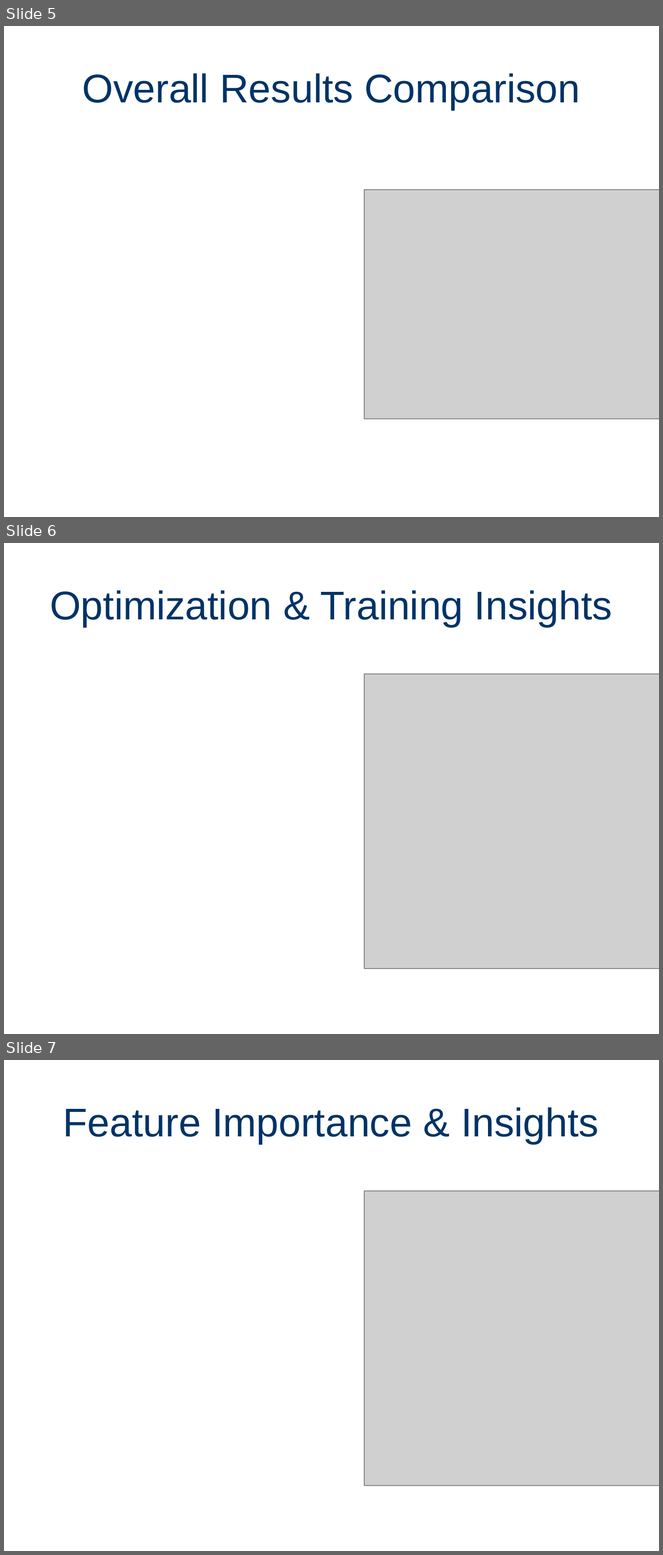
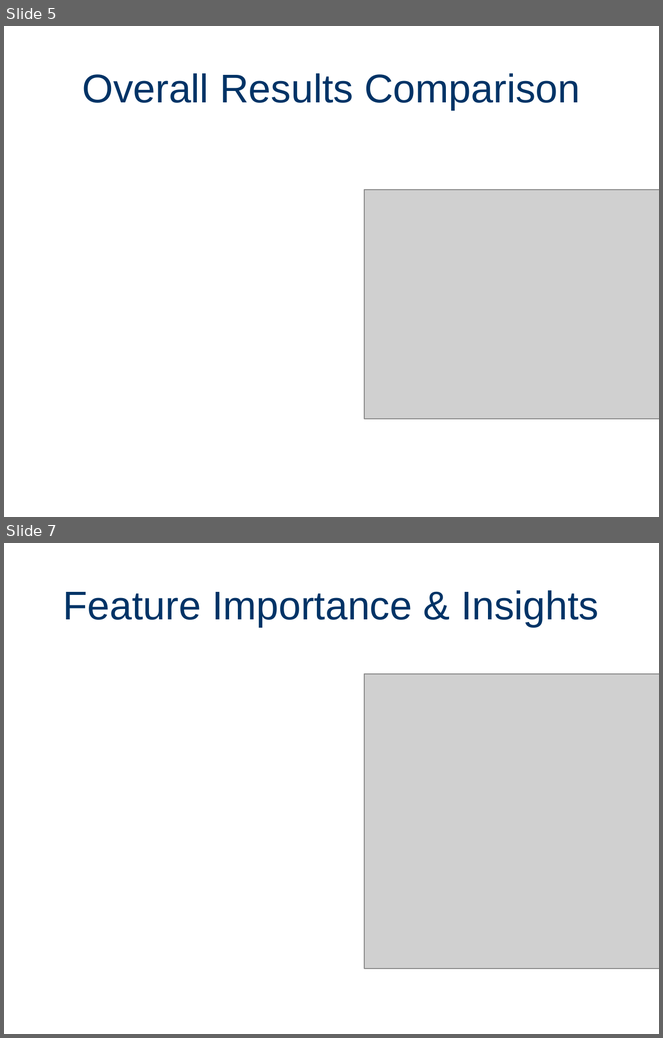
Before and after one commit to Paulino-Cristovao/churn_predictions, a slide deck: Presentations_Resultats_Projet.pptx. Shown one above the other, each under a label of ours: slides 5, 6 and 7 before the commit, slides 5 and 7 after it; the slides between them are not shown. The pictures are 663x1555 and 663x1038 pixels, drawn with LibreOffice and Linux fonts; fonts in the diff are those of the drawing; grey boxes stand for pictures. Boxes give left, top, right and bottom in pixels: in the first picture for what was removed or moved away, otherwise in the second. Text is boxed around its words. In the diff, an @@ line names an element or a change of style, - is before the commit and + after.

```diff
--- a/Presentations_Resultats_Projet.pptx
+++ b/Presentations_Resultats_Projet.pptx
@@ slide 6 removed at <box>4,543,659,1034</box>, background #FFFFFF @@
@@ title removed at <box>50,590,612,627</box> @@
-Optimization & Training Insights
@@ picture removed at <box>364,674,659,969</box> @@
```
Also in this commit, not shown: 1 slide added, 1 other file.
